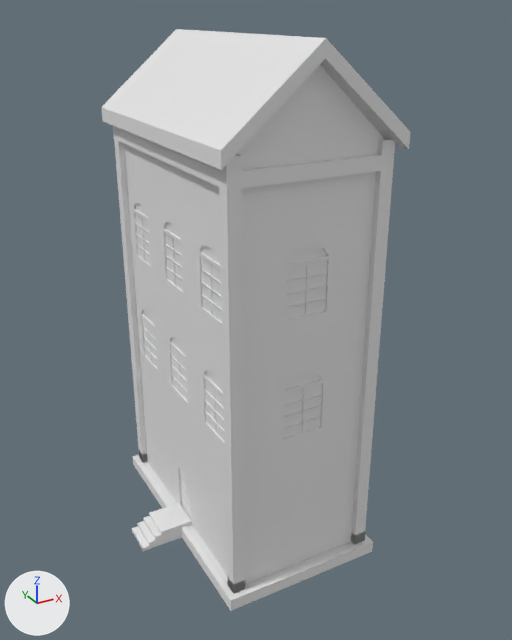
A saved change to the FBX model Assets/Models/Long House.fbx.
Both versions are drawn from a 50 mm camera at (-8.68, -16.7, 14.8) aimed at (0.17, -0.61, 6.75). The lights are fixed; the arrows at lower left show +X, +Y and +Z.

The first picture shows 'building_005'.
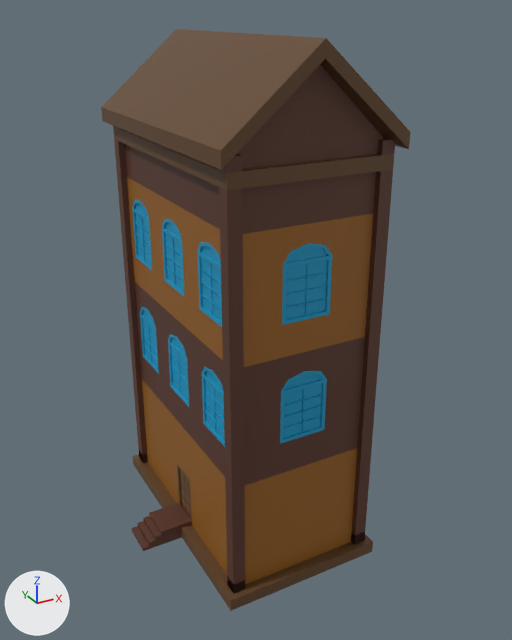
Commit message: Long and Wide House Colored

Boxes (x1, y1, x2, y2) around the edits, measured in the pictures (512 x 640 px):
part 1 of me_building_005_mesh, recoloured (grey to brown): (114, 139, 393, 594) in both
part 2 of me_building_005_mesh, recoloured (grey to brown): (114, 65, 395, 234) in both
part 3 of me_building_005_mesh, recoloured (white to brown): (133, 456, 233, 610) in both
part 4 of me_building_005_mesh, recoloured (white to brown): (101, 29, 410, 190) in both
part 5 of me_building_005_mesh, recoloured (grey to brown): (231, 535, 373, 611) in both
part 6 of me_building_005_mesh, recoloured (grey to brown): (127, 177, 373, 367) in both
part 7 of me_building_005_mesh, recoloured (grey to brown): (142, 379, 357, 585) in both
part 8 of me_building_005_mesh, recoloured (grey to cyan): (132, 200, 332, 447) in both

The change, as a diff of the scene's bpy script:
```diff
--- a/Assets/Models/Long House.fbx.py
+++ b/Assets/Models/Long House.fbx.py
@@ mat_material_009 @@
+mat_material_009 = principled_material('Material.009')
+mat_material_009.base_color = (0.305, 0.116, 0.0118)  # brown #96601c
@@ mat_material_007 @@
+mat_material_007 = principled_material('Material.007')
+mat_material_007.base_color = (0.102, 0.0367, 0.0215)  # brown #5a3628
@@ mat_material_008 @@
+mat_material_008 = principled_material('Material.008')
+mat_material_008.base_color = (0.00655, 0.317, 0.554)  # cyan #1399c4
@@ mat_brown @@
+mat_brown = principled_material('Brown')
+mat_brown.base_color = (0.123, 0.0586, 0.0209)  # brown #624428
@@ me_building_005_mesh @@
 me_building_005_mesh.from_pydata(...)  # 823 vertices, 556 faces; spans x -3.6..2.41, y -3.86..3.86, z -0.01..14.25
 # used by ob_building_005; location = (0.0, 0.0, 0.0)
+# me_building_005_mesh part 1: 79 of the faces centred in x -3.6..2.18, y -3.63..3.63, z -0.01..6.49 switch from no material to mat_material_007 (brown #5a3628)
+# me_building_005_mesh part 2: 45 of the faces centred in x -2.18..2.18, y -3.63..3.63, z 10.29..12.64 switch from no material to mat_material_007 (brown #5a3628)
+# me_building_005_mesh part 3: 66 of the faces centred in x -2.36..-1.95, y -2.54..2.54, z 0.0..1.94 switch from no material to mat_brown (brown #624428)
+# me_building_005_mesh part 4: 46 of the faces centred in x -2.41..2.41, y -3.86..3.86, z 11.34..13.23 switch from no material to mat_brown (brown #624428)
+# me_building_005_mesh part 5: 10 of the faces centred in x 0.0..2.36, y -3.81..-2.36, z 0.0..0.36 switch from no material to mat_brown (brown #624428)
+# me_building_005_mesh part 6: 23 of the faces centred in x -2.0..2.0, y -3.45..3.45, z 7.6..9.81 switch from no material to mat_material_009 (brown #96601c)
+# me_building_005_mesh part 7: 10 of the faces centred in x -2.0..2.0, y -3.45..3.45, z 1.96..2.8 switch from no material to mat_material_009 (brown #96601c)
+# me_building_005_mesh part 8: 262 of the faces centred in x -2.0..0.62, y -3.45..3.45, z 3.62..9.72 switch from no material to mat_material_008 (cyan #1399c4)
```
